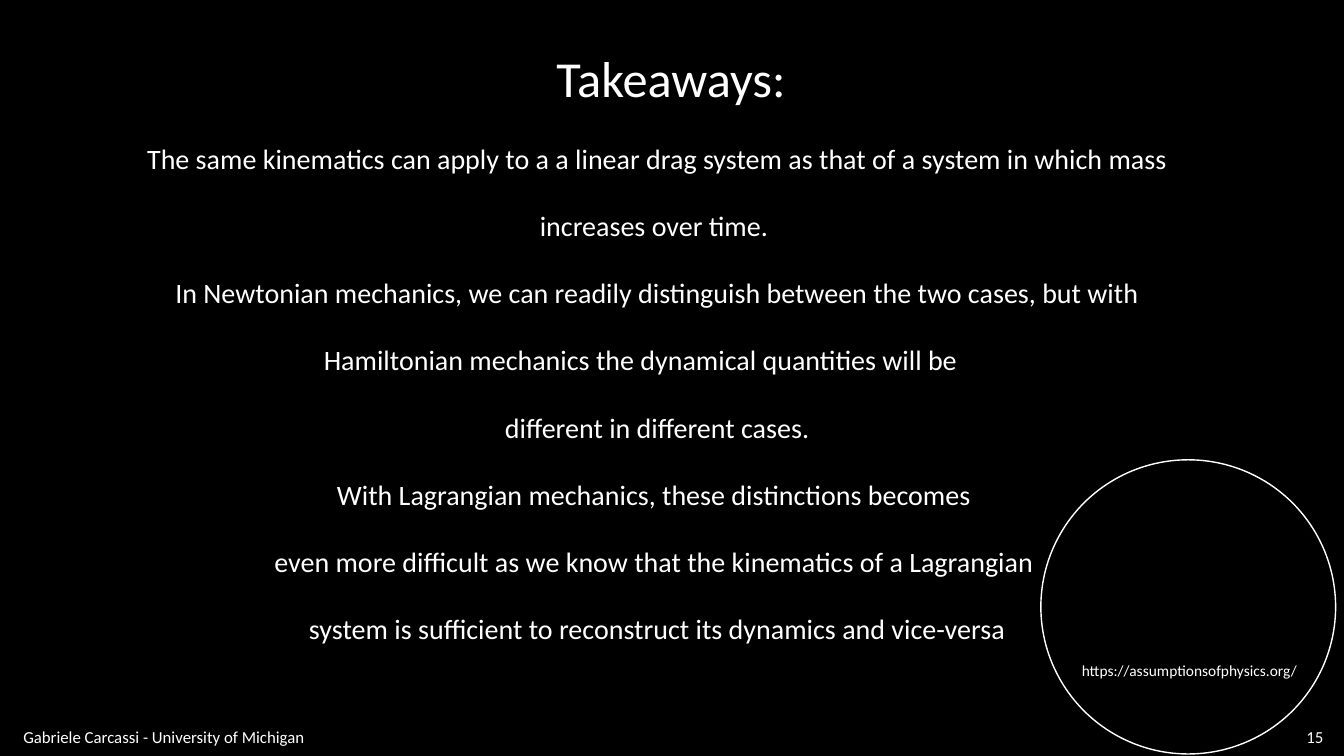
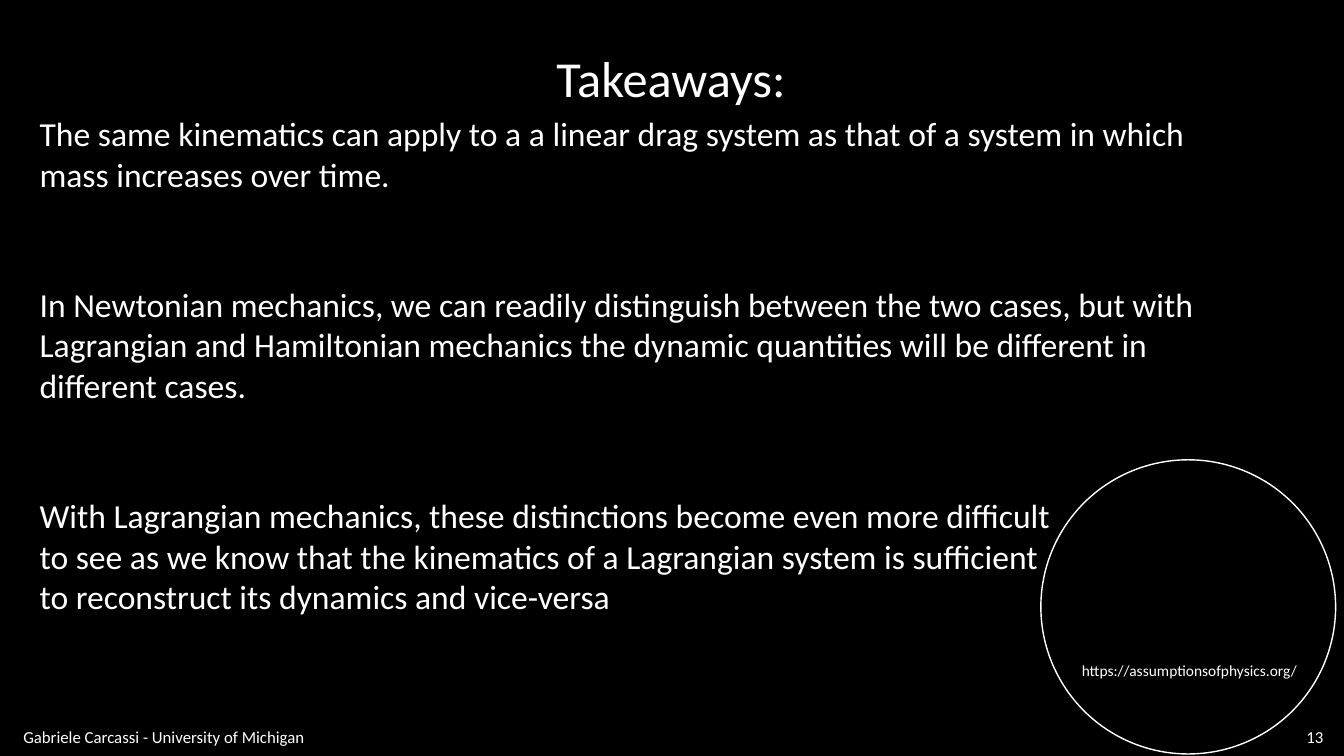
Before and after one commit to assumptionsofphysics/slides, a slide deck: slide 13 of BookCompanions-v2/RP-Class-2.pptx (slide 15 before the commit). Drawn at 1344x756 pixels with LibreOffice and Linux fonts; fonts in the diff are those of the drawing; background and template pictures are left out. Boxes give left, top, right and bottom in pixels: in the first picture for what was removed or moved away, otherwise in the second. Text is boxed around its words. In the diff, an @@ line names an element or a change of style, - is before the commit and + after.

```diff
--- a/BookCompanions-v2/RP-Class-2.pptx
+++ b/BookCompanions-v2/RP-Class-2.pptx
@@ text "The same kinematics can apply ...": place and size @@
-text "The same kinematics can apply ..." at (147,149,1167,644)
+text "The same kinematics can apply ..." at (40,122,1184,188)
@@ text "The same kinematics can apply ..." at (40,122,1184,188): size 20 to 24 pt; alignment centre to left; line spacing 2 to 1 @@
@@ text added at (40,293,1193,399), 24 pt, text #FFFFFF @@
+In Newtonian mechanics, we can readily distinguish between the two cases, but with Lagrangian and Hamiltonian mechanics the dynamic quantities will be different in different cases.
@@ text at (175,283,1138,644): paragraphs removed @@
-In Newtonian mechanics, we can readily distinguish between the two cases, but with Hamiltonian mechanics the dynamical quantities will be _
-different in different cases.
-With Lagrangian mechanics, these distinctions becomes
-even more difficult as we know that the kinematics of a Lagrangian
-system is sufficient to reconstruct its dynamics and vice-versa
@@ text added at (40,504,1049,615), 24 pt, text #FFFFFF @@
+With Lagrangian mechanics, these distinctions become even more difficult to see as we know that the kinematics of a Lagrangian system is sufficient to reconstruct its dynamics and vice-versa
@@ page number at (1306,732,1323,743): text changed @@
-15
+13
```
Also in this commit, not shown: 9 other slides changed, 3 slides removed, 1 other file.
